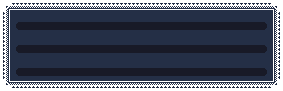
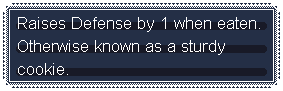
Before/after of a 283px x 91px layered artwork. What changed in the layer stack:
added layer "EN" above "JP" over [18, 17, 260, 75]
